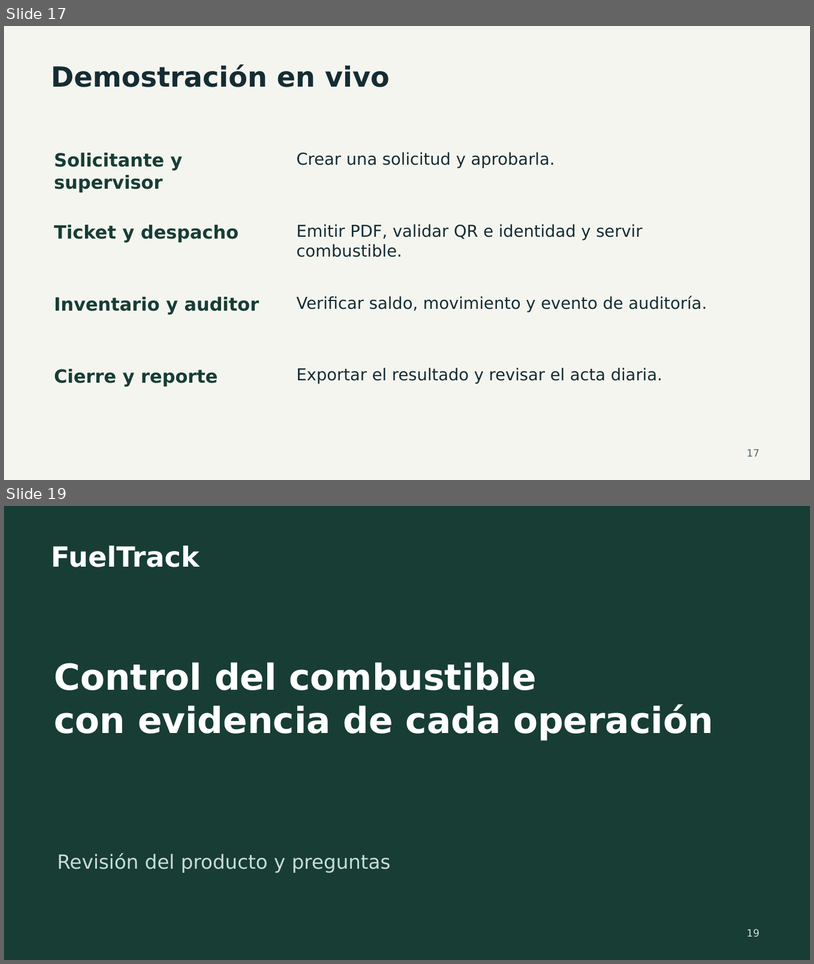
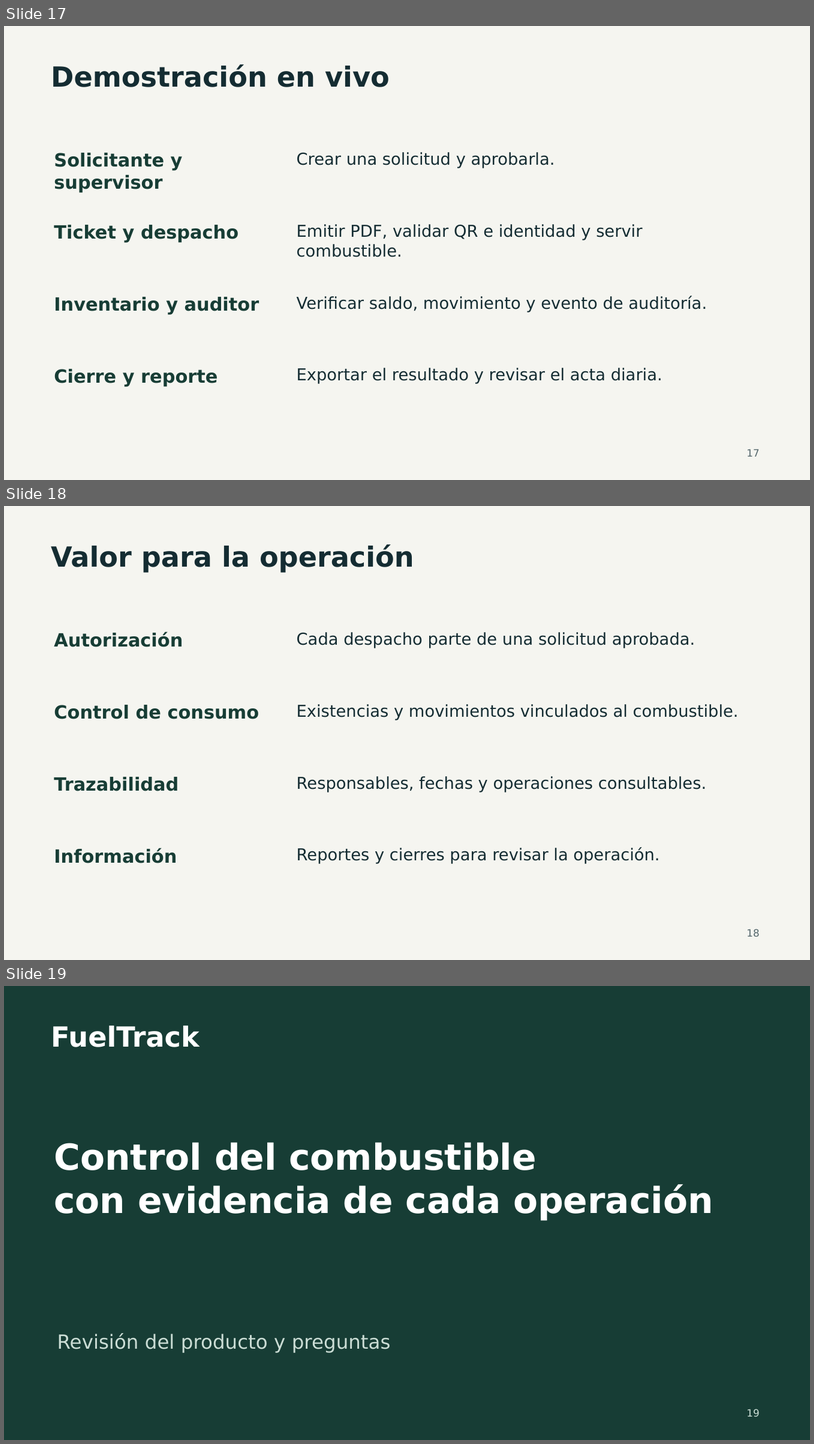
Before and after one commit to Rowlistp/ING-IDS347-01-TENDENCIAS-EN-DESARROLLO-DE-SOFTWARE, a slide deck: docs/presentacion/FuelTrack-Presentacion.pptx. Shown one above the other, each under a label of ours: slides 17 and 19 before the commit, slides 17, 18 and 19 after it; the slides between them are not shown. The pictures are 814x964 and 814x1444 pixels, drawn with LibreOffice and Linux fonts; fonts in the diff are those of the drawing. Boxes give left, top, right and bottom in pixels: in the first picture for what was removed or moved away, otherwise in the second. Text is boxed around its words. In the diff, an @@ line names an element or a change of style, - is before the commit and + after.

```diff
--- a/docs/presentacion/FuelTrack-Presentacion.pptx
+++ b/docs/presentacion/FuelTrack-Presentacion.pptx
@@ slide 18 added at (4, 506, 810, 960), background #F5F5F0 @@
@@ text added at (51, 544, 414, 573), 33 pt, text #142C32, bold @@
+Valor para la operación
@@ text added at (54, 632, 183, 647), 21.8 pt, text #173D35, bold @@
+Autorización
@@ text added at (297, 632, 695, 648), 19.5 pt, text #142C32 @@
+Cada despacho parte de una solicitud aprobada.
@@ text added at (54, 705, 260, 719), 21.8 pt, text #173D35, bold @@
+Control de consumo
@@ text added at (297, 704, 739, 720), 19.5 pt, text #142C32 @@
+Existencias y movimientos vinculados al combustible.
@@ text added at (54, 777, 179, 791), 21.8 pt, text #173D35, bold @@
+Trazabilidad
@@ text added at (297, 776, 707, 792), 19.5 pt, text #142C32 @@
+Responsables, fechas y operaciones consultables.
@@ text added at (54, 847, 177, 863), 21.8 pt, text #173D35, bold @@
+Información
@@ text added at (297, 847, 660, 864), 19.5 pt, text #142C32 @@
+Reportes y cierres para revisar la operación.
@@ text added at (747, 928, 759, 936), 12 pt, text #53666B @@
+18
```
Also in this commit, not shown: 15 slides changed, 1 slide removed, 10 other files.
